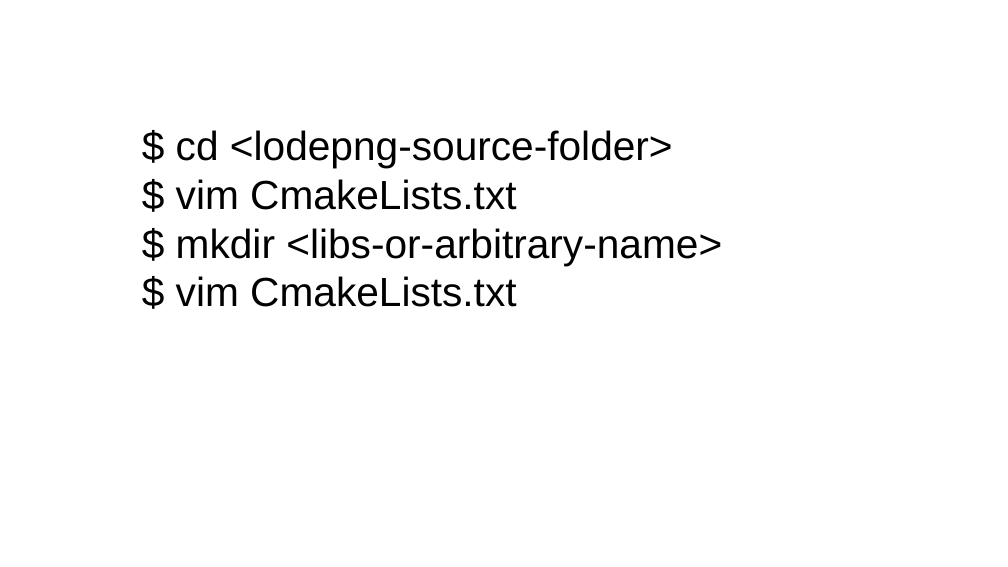
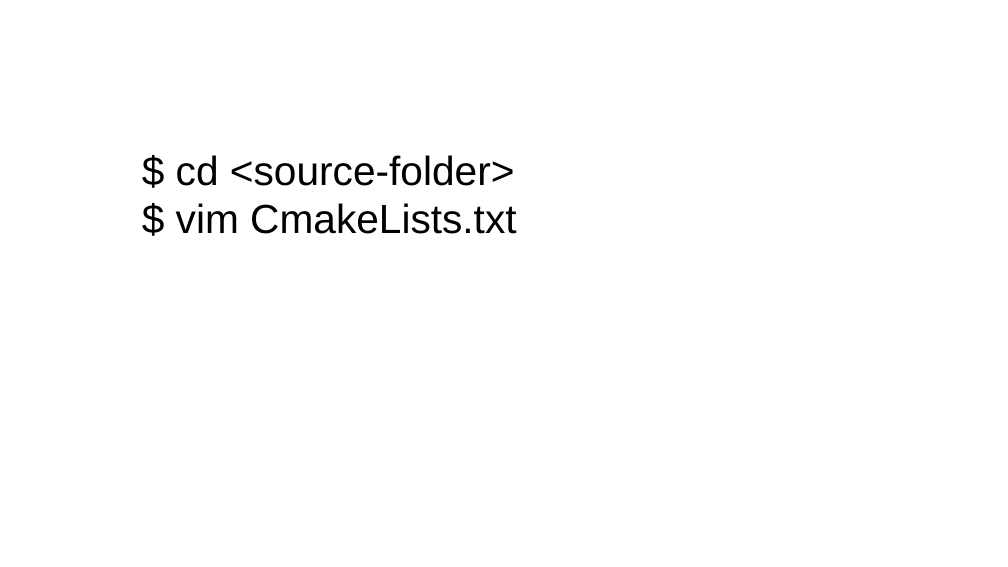
Before and after one commit to dynamic-cast/cmake-101, a slide deck: slide 8 of slides/dynamic_cast-CMake-101.odp. Drawn at 1008x567 pixels with LibreOffice and Linux fonts; fonts in the diff are those of the drawing; background and template pictures are left out. Boxes give left, top, right and bottom in pixels: in the first picture for what was removed or moved away, otherwise in the second. Text is boxed around its words. In the diff, an @@ line names an element or a change of style, - is before the commit and + after.

Commit message:
Updates slides.

```diff
--- a/slides/dynamic_cast-CMake-101.odp
+++ b/slides/dynamic_cast-CMake-101.odp
@@ subtitle at [176, 155, 515, 186]: text changed @@
-$ cd <lodepng-source-folder>
+$ cd <source-folder>
@@ subtitle at [176, 228, 722, 307]: paragraphs removed @@
-$ mkdir <libs-or-arbitrary-name>
-$ vim CmakeLists.txt
```
